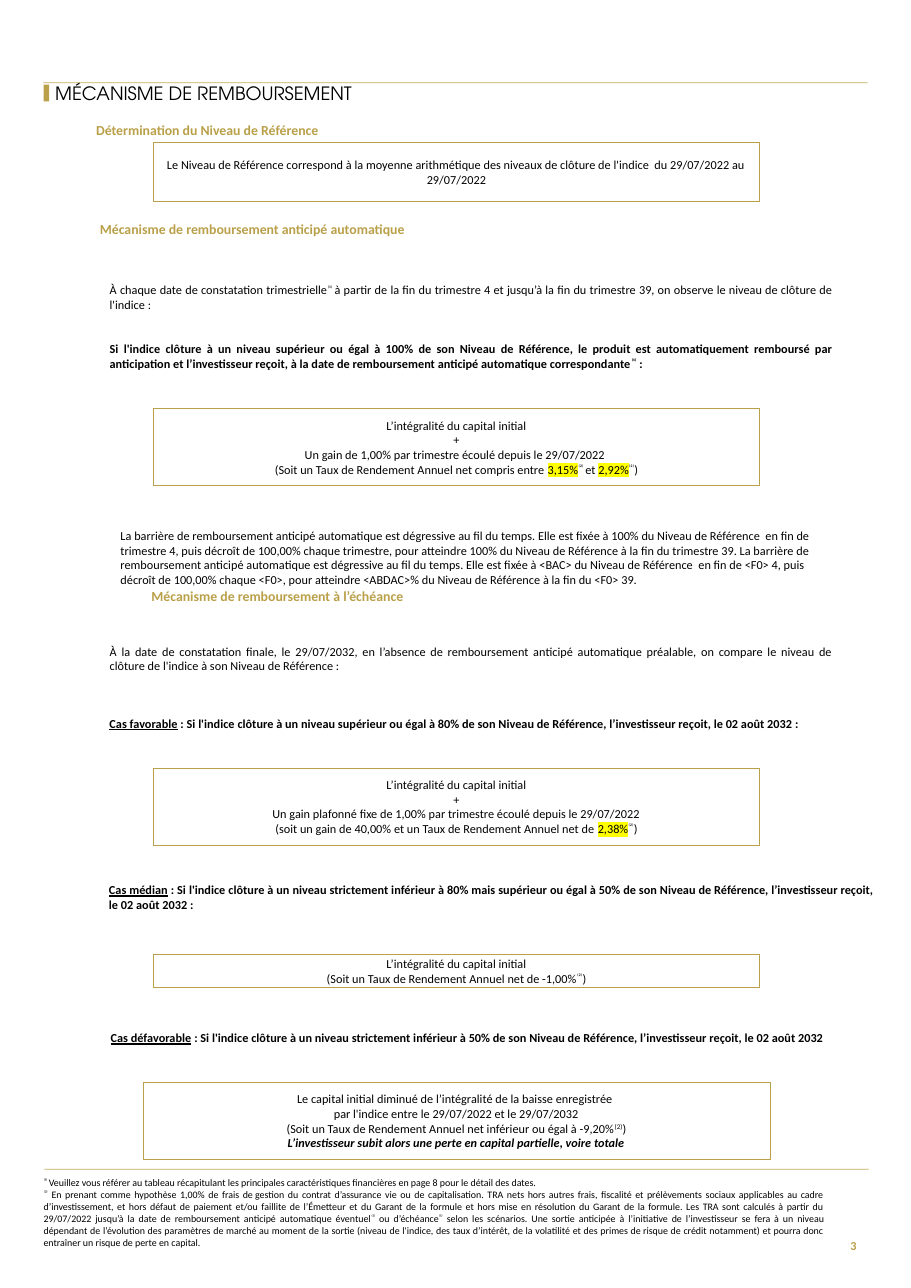
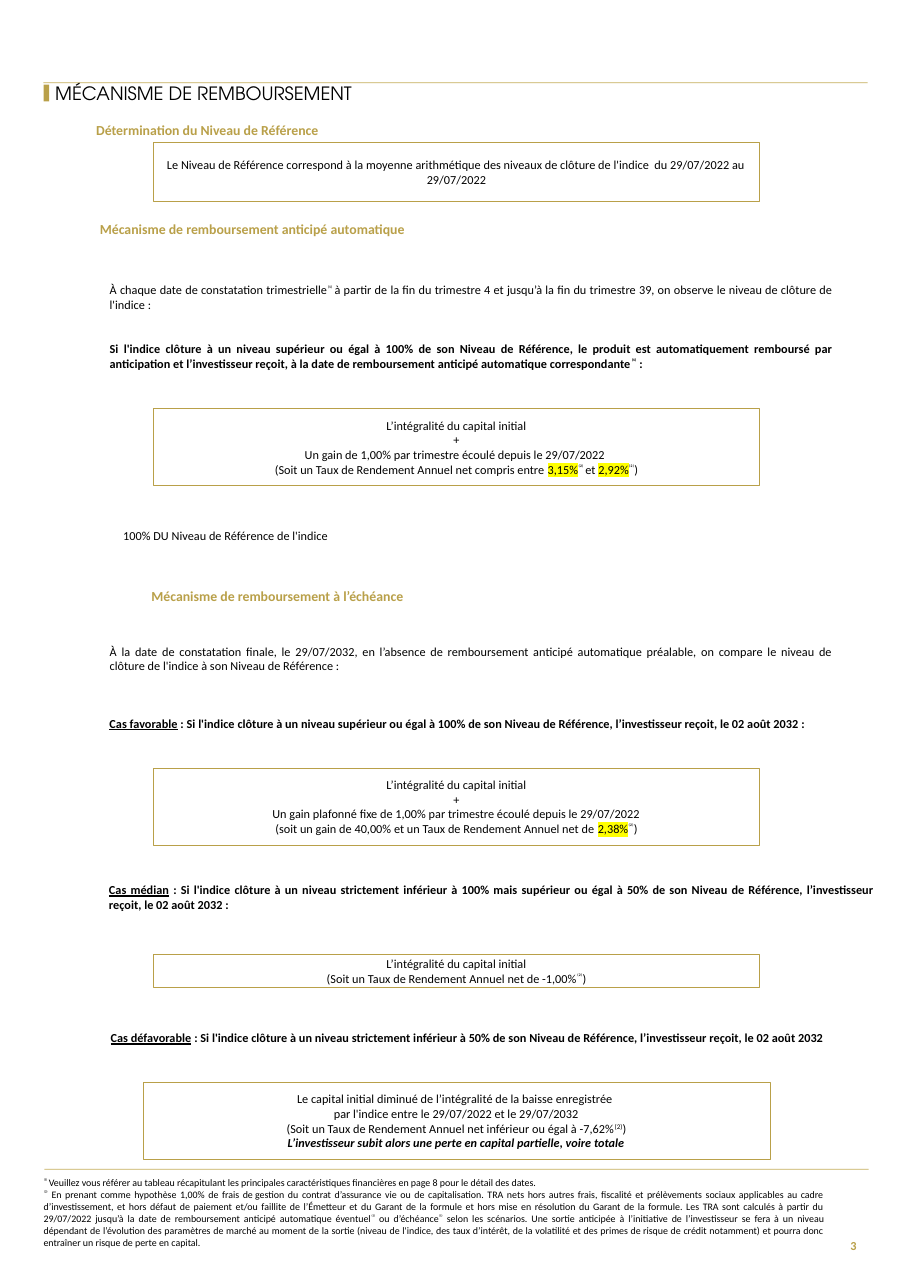
Before and after one commit to guillaumejacquin/Moulinette_Brochure_Equitim, a slide deck: slide 3 of result/kopkpopok- FR0014009DK8result.pptx. Drawn at 911x1288 pixels with LibreOffice and Linux fonts; fonts in the diff are those of the drawing; background and template pictures are left out. Boxes give left, top, right and bottom in pixels: in the first picture for what was removed or moved away, otherwise in the second. Text is boxed around its words. In the diff, an @@ line names an element or a change of style, - is before the commit and + after.

```diff
--- a/result/kopkpopok- FR0014009DK8result.pptx
+++ b/result/kopkpopok- FR0014009DK8result.pptx
@@ text at (123, 531, 327, 540): text changed @@
-La barrière de remboursement anticipé automatique est dégressive au fil du temps. Elle est fixée à 100% du Niveau de Référence en fin de trimestre 4, puis décroît de 100,00% chaque trimestre, pour atteindre 100% du Niveau de Référence à la fin du trimestre 39. La barrière de remboursement anticipé automatique est dégressive au fil du temps. Elle est fixée à <BAC> du Niveau de Référence en fin de <F0> 4, puis décroît de 100,00% chaque <F0>, pour atteindre <ABDAC>% du Niveau de Référence à la fin du <F0> 39.
+100% DU Niveau de Référence de l'indice
@@ text at (109, 719, 798, 730): text changed @@
-Cas favorable : Si l'indice clôture à un niveau supérieur ou égal à 80% de son Niveau de Référence, l’investisseur reçoit, le 02 août 2032 :
+Cas favorable : Si l'indice clôture à un niveau supérieur ou égal à 100% de son Niveau de Référence, l’investisseur reçoit, le 02 août 2032 :
@@ text at (109, 884, 873, 911): text changed @@
-Cas médian : Si l'indice clôture à un niveau strictement inférieur à 80% mais supérieur ou égal à 50% de son Niveau de Référence, l’investisseur reçoit, le 02 août 2032 :
+Cas médian : Si l'indice clôture à un niveau strictement inférieur à 100% mais supérieur ou égal à 50% de son Niveau de Référence, l’investisseur reçoit, le 02 août 2032 :
@@ text in rectangle at (287, 1124, 623, 1135): text changed @@
-(Soit un Taux de Rendement Annuel net inférieur ou égal à -9,20%(2))
+(Soit un Taux de Rendement Annuel net inférieur ou égal à -7,62%(2))
```
Also in this commit, not shown: 4 other slides changed, 9 other files.
